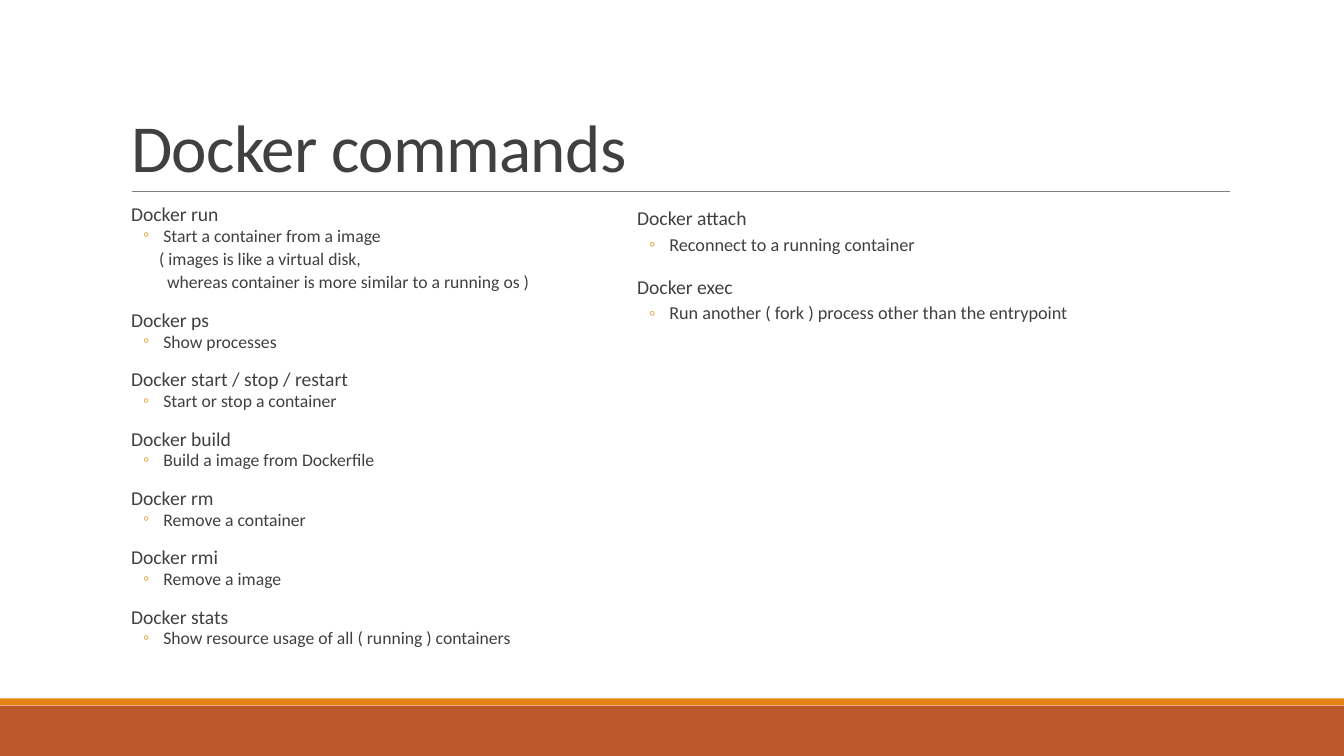
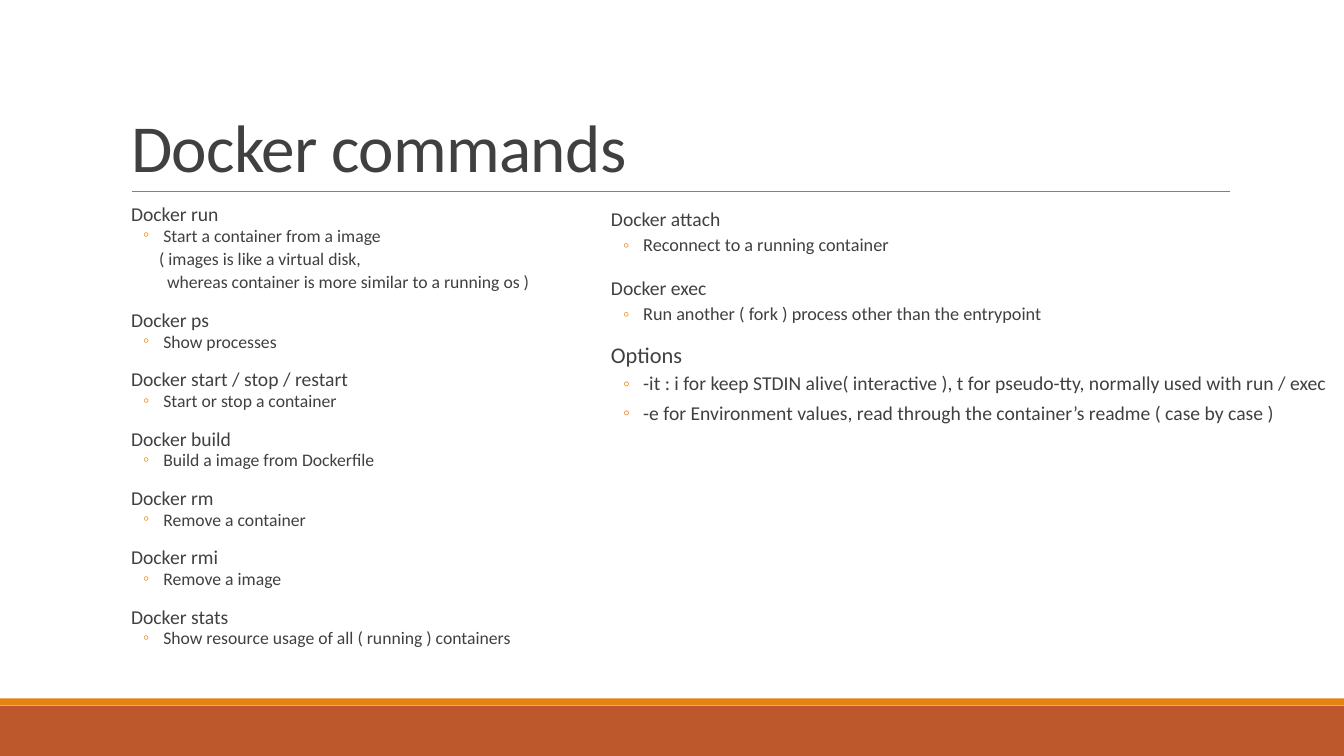
Before and after one commit to YumingChang02/arch_summer_2019, a slide deck: slide 8 of Introduction to docker.pptx. Drawn at 1344x756 pixels with LibreOffice and Linux fonts; fonts in the diff are those of the drawing. Boxes give left, top, right and bottom in pixels: in the first picture for what was removed or moved away, otherwise in the second. Text is boxed around its words. In the diff, an @@ line names an element or a change of style, - is before the commit and + after.

Commit message:
2019/7/3 1000 am

```diff
--- a/Introduction to docker.pptx
+++ b/Introduction to docker.pptx
@@ text "Docker attach": place and size @@
-text "Docker attach" at [637,211,1067,322]
+text "Docker attach" at [611,212,1041,323]
@@ text added at [611,347,1326,424], 14 pt, text #404040 @@
+  Options
+  ◦ -it : i for keep STDIN alive( interactive ), t for pseudo-tty, normally used with run / exec
+  ◦ -e for Environment values, read through the container’s readme ( case by case )
```
Also in this commit, not shown: 3 other slides changed, 1 slide added.
